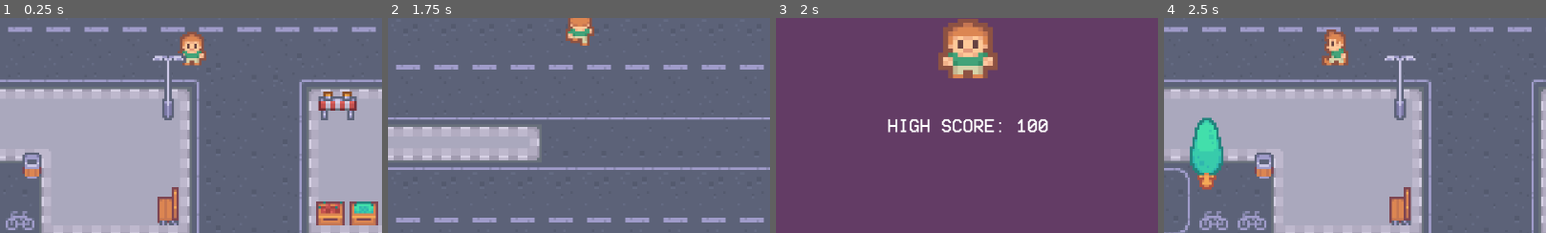
Above: before the commit, frames 1-4 (left to right).
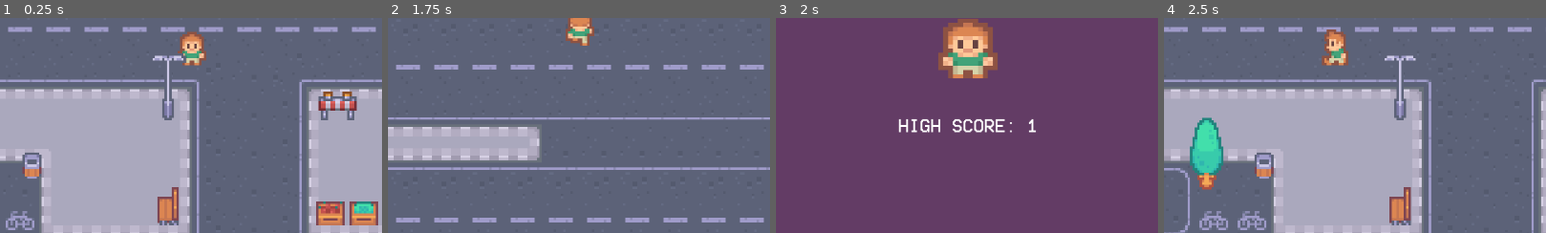
Above: after the commit, the same moments.

Repository: kemini0615/godot-frogger-game
Game: Godot game, scene res://scenes/game.tscn
Same seed, same stepped clock (60 frames per second), same inputs: the game is played once before the commit and once after it.
Inputs:
- Up to frame 1 (0.25 s): no input
- Up to frame 2 (1.75 s): tap Enter at 0.5 s; hold Up (up) from 0.53 s (still down); tap Space (confirm) at 0.6, 1.35 s
- Up to frame 3 (2 s): keep holding Up (up)
- Up to frame 4 (2.5 s): release Up (up) at 2.03 s; hold Left (left) from 2.03 s (still down); tap Space (confirm) at 2.1 s
The pictures show only the part of the screen within x 25-75%, y 43-93%; the shares and areas given below are measured in that part.

Frames 1-2 are identical in both runs. In frame 3, 1.2% of the frame differs, in the area x 29-72%, y 47-54%; in frame 4, nothing differs.

Commit message:
글로벌 씬(노드)를 활용해 씬 전환 시 데이터 유지 구현

Diff:
--- a/project.godot
+++ b/project.godot
@@ -14,6 +14,10 @@
 run/main_scene="uid://bcoa2dddfs4wx"
 config/features=PackedStringArray("4.6", "Forward Plus")
 config/icon="res://icon.svg"
+
+[autoload]
+
+Global="*uid://cta6g2myalniq"
 
 [display]
 
--- /dev/null
+++ b/scenes/global.tscn
@@ -0,0 +1,6 @@
+[gd_scene format=3 uid="uid://cta6g2myalniq"]
+
+[ext_resource type="Script" uid="uid://co0uwe8w6bvut" path="res://scripts/global.gd" id="1_4pk28"]
+
+[node name="Global" type="Node" unique_id=1383603748]
+script = ExtResource("1_4pk28")
--- a/scenes/title.tscn
+++ b/scenes/title.tscn
@@ -85,4 +85,6 @@
 grow_vertical = 2
 theme_override_fonts/font = ExtResource("3_p6dhs")
 theme_override_font_sizes/font_size = 24
-text = "HIGH SCORE: 100"
+text = "HIGH SCORE: 999"
+horizontal_alignment = 1
+vertical_alignment = 1
--- a/scripts/game.gd
+++ b/scripts/game.gd
@@ -28,6 +28,10 @@
 
 
 func _on_finish_area_body_entered(_body: Node2D) -> void:
+	# 글로벌 씬(노드)은 어디서든 접근 가능
+	if score < Global.score:
+		Global.score = score
+
 	# 물리 연산 중에 Collision Object를 제거(씬 교체)할 때는 call_deferred() 사용을 권장
 	# call_deferred()는 지정한 함수를 즉시 호출하지 않고, 현재 물리 연산이 끝난 후 안전하게 호출한다
 	call_deferred("change_scene")
--- /dev/null
+++ b/scripts/global.gd
@@ -0,0 +1,3 @@
+extends Node
+
+var score: int = 999
--- a/scripts/title.gd
+++ b/scripts/title.gd
@@ -3,6 +3,10 @@
 class_name Title
 
 
+func _ready():
+	$Label2.text = "HIGH SCORE: " + str(Global.score)
+
+
 func _process(delta: float) -> void:
 	if Input.is_action_just_pressed("confirm"):
 		get_tree().change_scene_to_file("res://scenes/game.tscn")
Not shown, added: scripts/global.gd.uid
